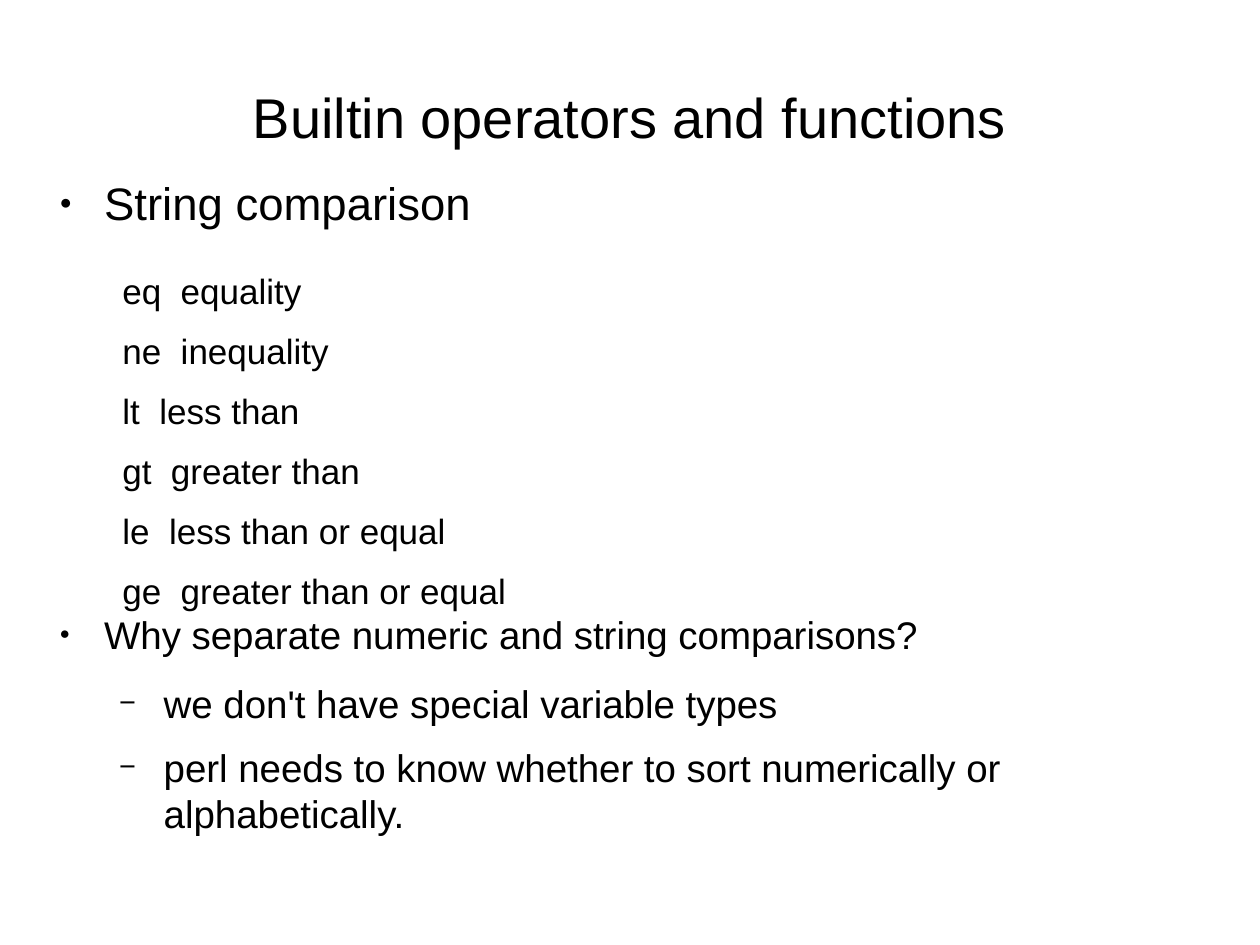
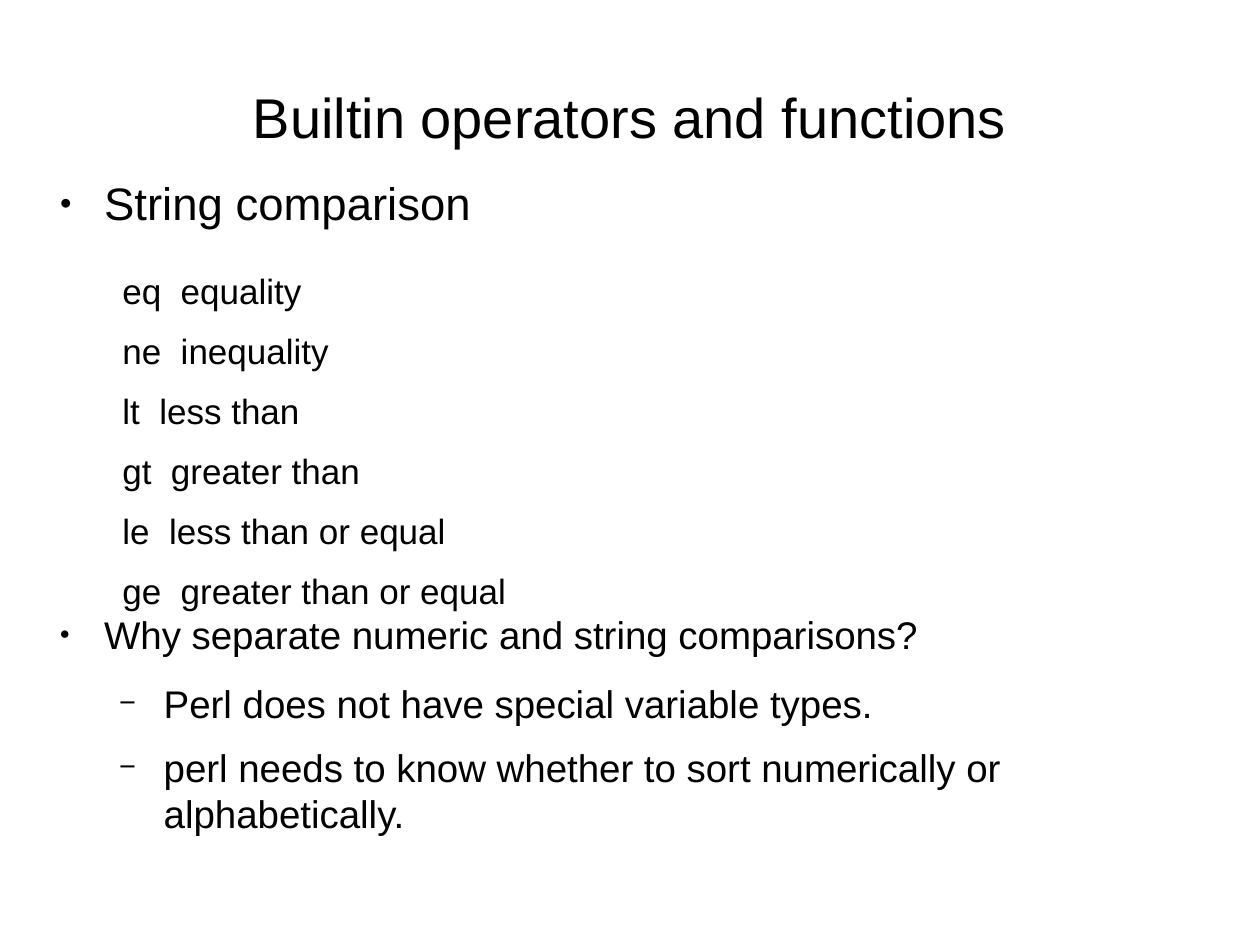
Before and after one commit to kberov/PerlProgrammingCourse, a slide deck: slide 30 of 01_intro.odp. Drawn at 1260x945 pixels with LibreOffice and Linux fonts; fonts in the diff are those of the drawing; background and template pictures are left out. Boxes give left, top, right and bottom in pixels: in the first picture for what was removed or moved away, otherwise in the second. Text is boxed around its words. In the diff, an @@ line names an element or a change of style, - is before the commit and + after.

```diff
--- a/01_intro.odp
+++ b/01_intro.odp
@@ text at (x1=164, y1=690, x2=872, y2=725): text changed @@
-  − we don't have special variable types
+  − Perl does not have special variable types.
```
Also in this commit, not shown: 5 other slides changed, 1 other file.
